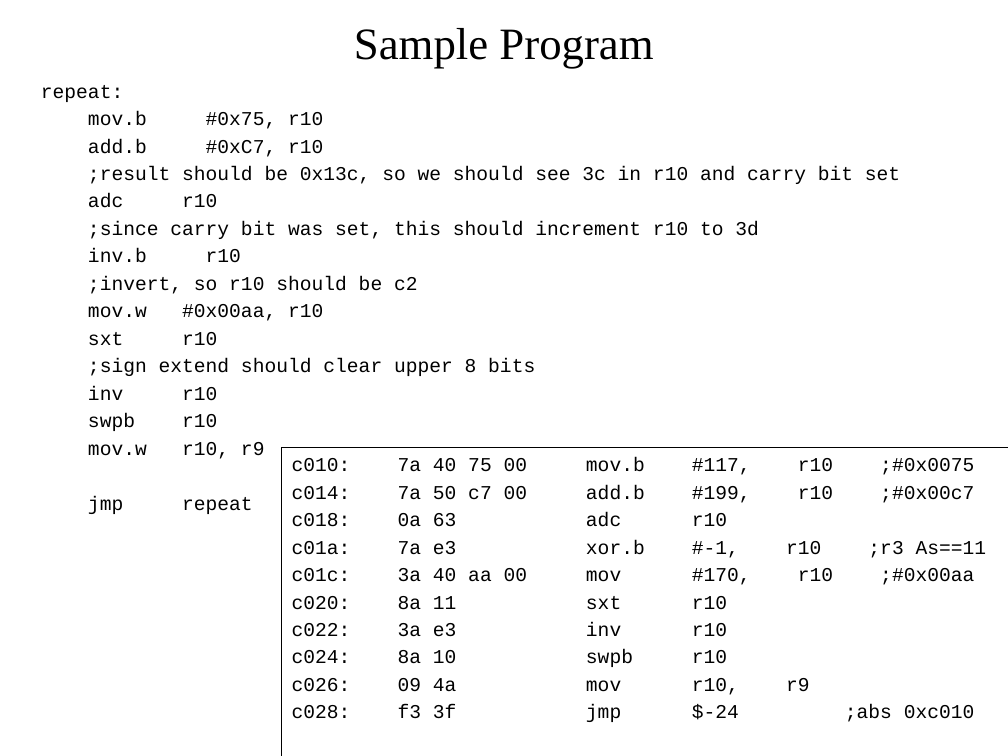
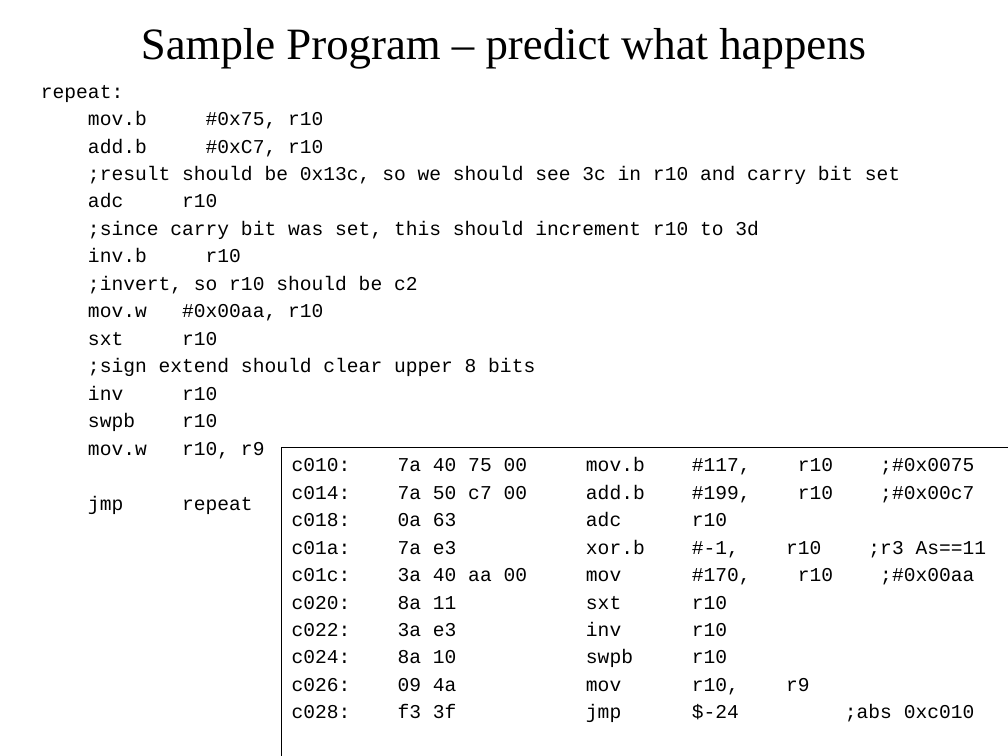
Before and after one commit to pw4rn3r/ECE382, a slide deck: slide 33 of notes/L4/Lsn4.pptx (slide 20 before the commit). Drawn at 1008x756 pixels with LibreOffice and Linux fonts; fonts in the diff are those of the drawing. Boxes give left, top, right and bottom in pixels: in the first picture for what was removed or moved away, otherwise in the second. Text is boxed around its words. In the diff, an @@ line names an element or a change of style, - is before the commit and + after.

```diff
--- a/notes/L4/Lsn4.pptx
+++ b/notes/L4/Lsn4.pptx
@@ title at (141,28,866,69): text changed @@
-Sample Program
+Sample Program – predict what happens
```
Also in this commit, not shown: 14 other slides changed, 21 slides added, 10 slides removed.
